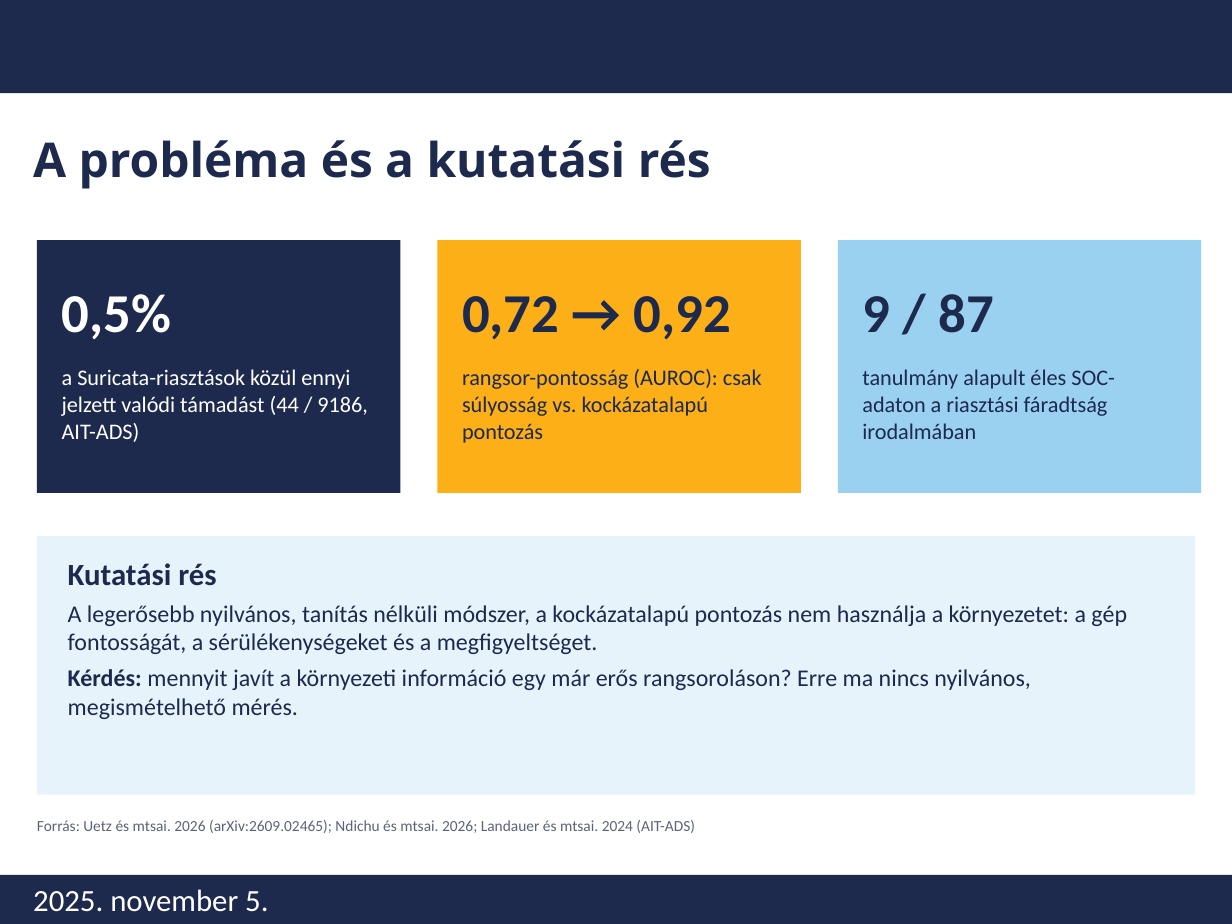
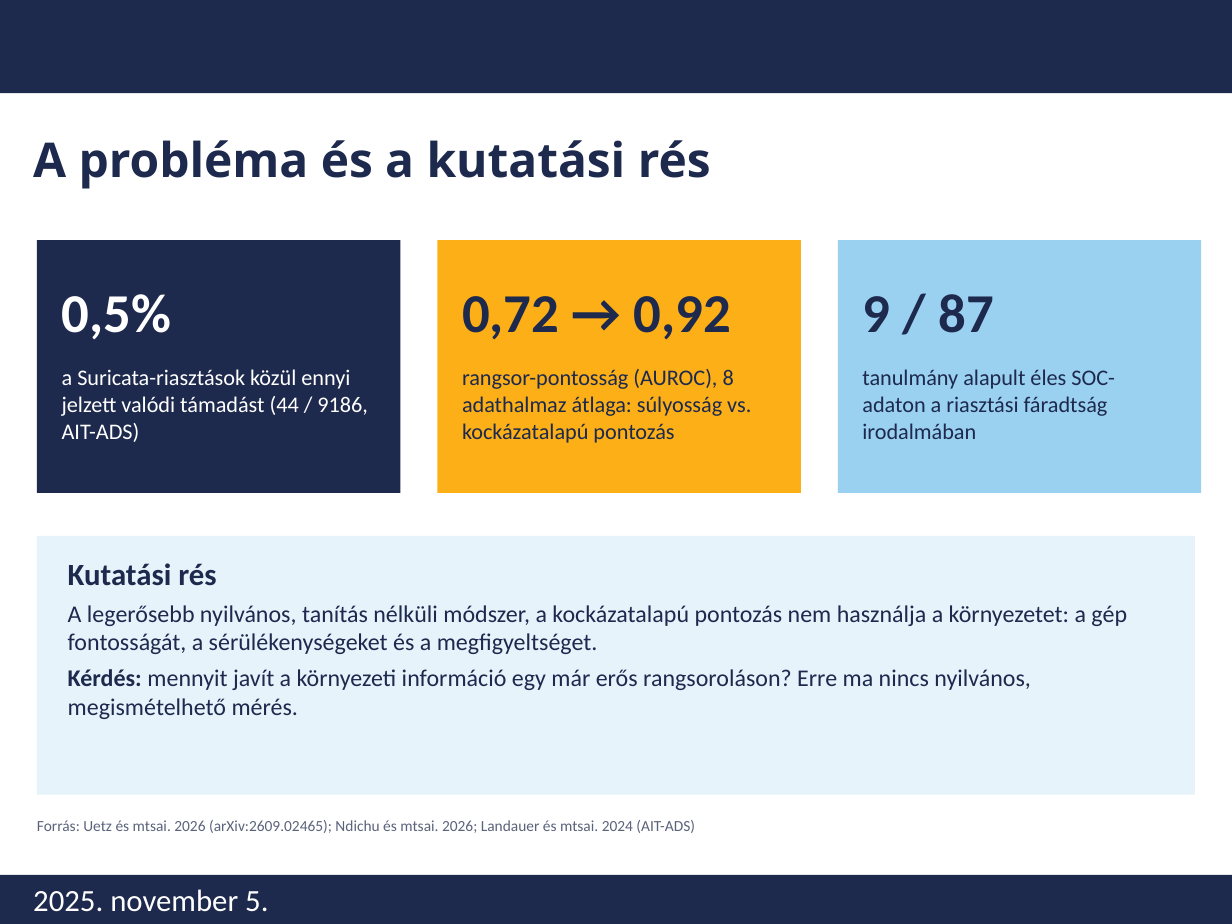
Before and after one commit to nagyjozsef0311/diplomamunka-alert-aggregation, a slide deck: slide 2 of docs/prezentaciok/kutatasi_eredmenyek_2026-10-14.pptx. Drawn at 1232x924 pixels with LibreOffice and Linux fonts; fonts in the diff are those of the drawing; background and template pictures are left out. Boxes give left, top, right and bottom in pixels: in the first picture for what was removed or moved away, otherwise in the second. Text is boxed around its words. In the diff, an @@ line names an element or a change of style, - is before the commit and + after.

```diff
--- a/docs/prezentaciok/kutatasi_eredmenyek_2026-10-14.pptx
+++ b/docs/prezentaciok/kutatasi_eredmenyek_2026-10-14.pptx
@@ text at (462, 369, 751, 443): text changed @@
-rangsor-pontosság (AUROC): csak súlyosság vs. kockázatalapú pontozás
+rangsor-pontosság (AUROC), 8 adathalmaz átlaga: súlyosság vs. kockázatalapú pontozás
```
Also in this commit, not shown: 1 other slide changed, 12 other files.
